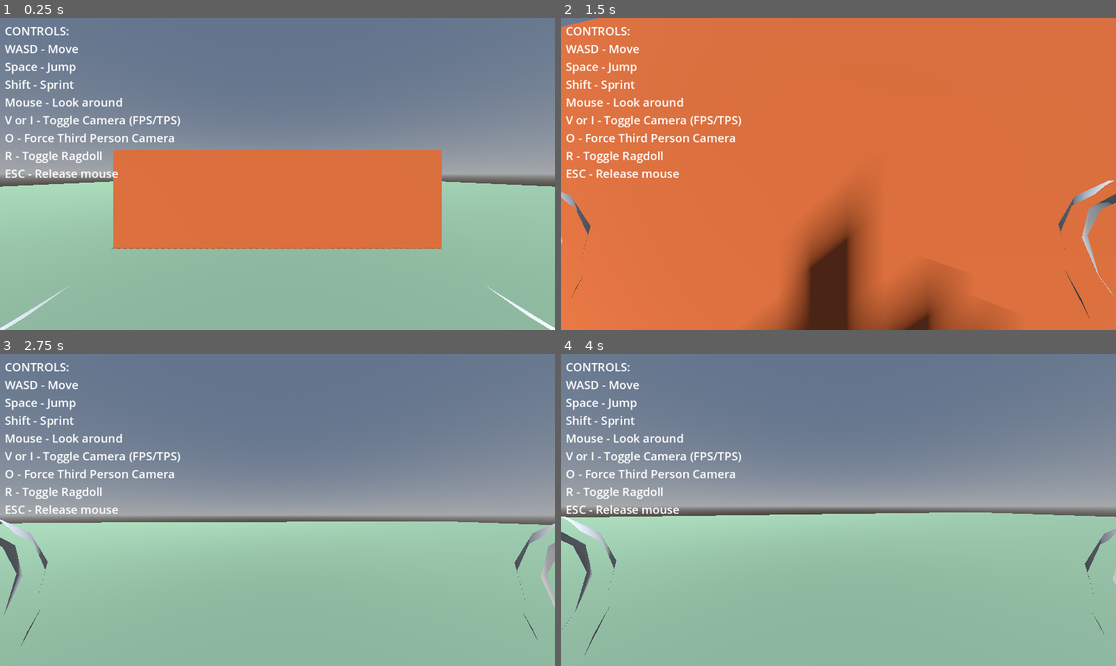
Above: before the commit, frames 1-4 (two rows, left to right).
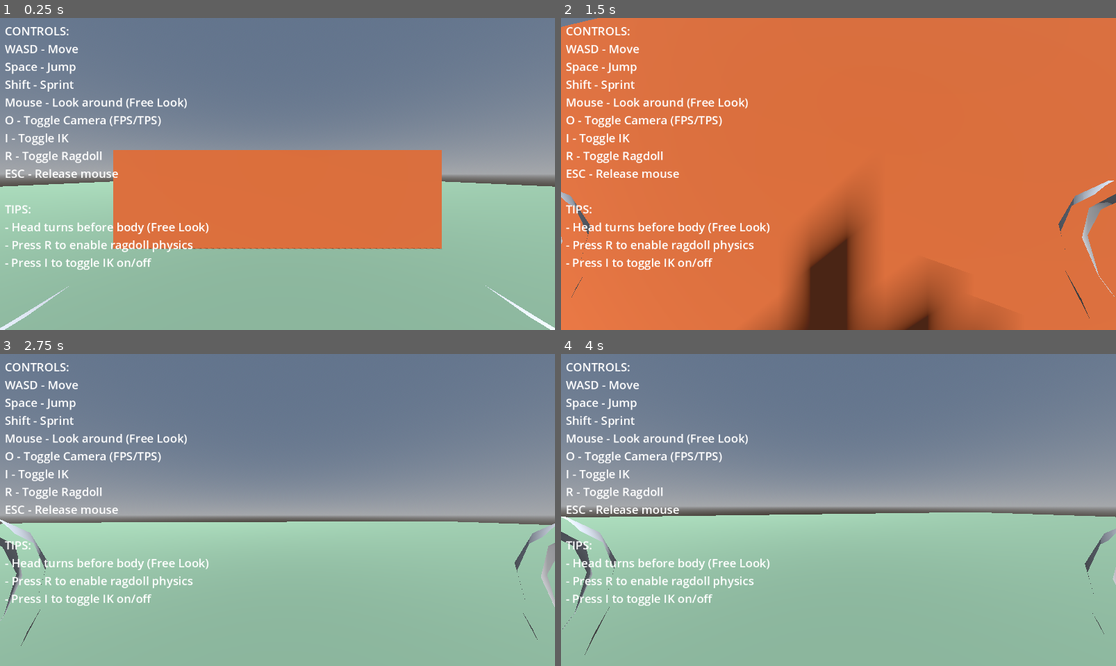
Above: after the commit, the same moments.

Repository: lmf-git/fpsikanimragdoll
Game: Godot game, scene res://world.tscn
Same seed, same stepped clock (60 frames per second), same inputs: the game is played once before the commit and once after it.
Inputs (mouse positions are in pixels of both pictures, inside the frame that each line leads up to):
- Up to frame 1 (0.25 s): no input
- Up to frame 2 (1.5 s): move the mouse to (866, 174) at 0.52 s; hold O (force_tps, bound only before the commit) 0.53-1.28 s; hold W (move_forward) from 0.53 s (still down); tap Space (jump) at 0.77 s; tap V (toggle_camera, bound only before the commit) at 0.8, 1.35 s; move the mouse to (810, 174) at 1.27 s
- Up to frame 3 (2.75 s): keep holding W (move_forward); tap Space (jump) at 1.52 s; tap R (toggle_ragdoll) at 1.55 s; move the mouse to (288, 503) at 2.02 s; hold R (toggle_ragdoll) from 2.03 s (still down); tap I (toggle_ik, bound only after the commit) at 2.3 s
- Up to frame 4 (4 s): keep holding W (move_forward); move the mouse to (832, 516) at 2.77 s; release R (toggle_ragdoll) at 2.78 s; tap I (toggle_ik, bound only after the commit) at 2.85 s; tap Space (jump) at 3.02, 3.77 s; tap O (force_tps, bound only before the commit) at 3.05 s; move the mouse to (877, 513) at 3.52 s; hold O (force_tps, bound only before the commit) from 3.53 s (still down); tap V (toggle_camera, bound only before the commit) at 3.8 s

The runs differ from the first frame. In frame 1, 2.2% of the frame differs, in the area x 0-38%, y 25-81%; in frame 2, 2.4%; in frame 3, 2.2%; in frame 4, 2.2%.

Commit message:
Fix FPS camera direction and add I/O camera controls
Camera Fixes:
- Fixed FPS camera pointing backwards instead of forwards
- Simplified camera rotation using Transform3D directly
- Proper yaw and pitch application order
- Camera now correctly looks along -Z (forward)

Control Changes:
- O key now toggles camera between FPS/TPS (removed V key)
- I key now toggles IK on/off
- Removed force_tps action (replaced with toggle_camera on O)
- Added console feedback for camera mode changes
- Added console feedback for IK toggle

Ragdoll Improvements:
- Added extensive debugging output when toggling ragdoll
- Auto-detect and count physical bones on toggle
- Auto-create PhysicalBoneSimulator3D if missing
- Check for PhysicalBone3D nodes and provide helpful error messages
- Properly disable character collision when ragdoll active
- Clear instructions if physical bones not found

IK System:
- Added toggle_ik input action (I key)
- IK can now be enabled/disabled at runtime
- Console feedback shows IK state

UI Updates:
- Updated controls display with new O and I keys
- Added tips section explaining Free Look and ragdoll setup
- Increased label size to accommodate additional text
- Clarified that mouse look uses Free Look

Documentation:
- Updated README controls table
- Removed V key, changed to O for camera toggle
- Added I key for IK toggle
- Added tips section with Free Look and ragdoll info

Diff:
--- a/character_controller.gd
+++ b/character_controller.gd
@@ -108,10 +108,11 @@
 	if event.is_action_pressed("toggle_camera"):
 		camera_mode = (camera_mode + 1) % 2
 		_switch_camera(camera_mode)
-
-	if event.is_action_pressed("force_tps"):
-		camera_mode = 1  # Force TPS mode
-		_switch_camera(camera_mode)
+		print("Camera mode: ", "FPS" if camera_mode == 0 else "TPS")
+
+	if event.is_action_pressed("toggle_ik"):
+		ik_enabled = !ik_enabled
+		print("IK enabled: ", ik_enabled)
 
 	if event.is_action_pressed("toggle_ragdoll"):
 		toggle_ragdoll()
@@ -234,23 +235,56 @@
 	skeleton.set_bone_pose(head_bone_id, head_pose)
 
 func toggle_ragdoll():
+	print("=== Ragdoll Toggle Debug ===")
+	print("Physical skeleton: ", physical_skeleton)
+
+	if not skeleton:
+		print("ERROR: No skeleton found!")
+		return
+
+	# Try to find physical bones
+	var physical_bones = []
+	for child in skeleton.get_children():
+		if child is PhysicalBone3D:
+			physical_bones.append(child)
+		if child is PhysicalBoneSimulator3D:
+			physical_skeleton = child
+			print("Found PhysicalBoneSimulator3D: ", child.name)
+
+	print("Found ", physical_bones.size(), " physical bones")
+
 	if not physical_skeleton:
-		print("Ragdoll not available: PhysicalBoneSimulator3D not found!")
-		print("Run setup_physical_bones.gd editor script to create physical bones.")
+		print("ERROR: PhysicalBoneSimulator3D not found!")
+		print("Creating PhysicalBoneSimulator3D...")
+		physical_skeleton = PhysicalBoneSimulator3D.new()
+		physical_skeleton.name = "PhysicalBoneSimulator3D"
+		skeleton.add_child(physical_skeleton)
+		print("PhysicalBoneSimulator3D created")
+
+	if physical_bones.size() == 0:
+		print("ERROR: No PhysicalBone3D nodes found!")
+		print("Please run setup_physical_bones.gd editor script to create physical bones.")
+		print("Or use Skeleton3D -> Create Physical Skeleton in the editor")
 		ragdoll_enabled = false
 		return
 
 	ragdoll_enabled = !ragdoll_enabled
 
 	if ragdoll_enabled:
-		print("Ragdoll enabled")
+		print("ENABLING RAGDOLL - Starting physics simulation")
 		physical_skeleton.physical_bones_start_simulation()
 		# Disable character collision and control
+		collision_layer = 0
+		collision_mask = 0
 		set_physics_process(false)
 	else:
-		print("Ragdoll disabled")
+		print("DISABLING RAGDOLL - Stopping physics simulation")
 		physical_skeleton.physical_bones_stop_simulation()
+		collision_layer = 1
+		collision_mask = 1
 		set_physics_process(true)
+
+	print("Ragdoll enabled: ", ragdoll_enabled)
 
 func _process(_delta):
 	# Update IK targets if enabled
--- a/fps_camera.gd
+++ b/fps_camera.gd
@@ -47,12 +47,16 @@
 		# Fallback: position relative to controller
 		global_transform.origin = controller.global_position + Vector3(0, 1.6, 0)
 
-	# Apply camera rotation independently
-	# Start with identity basis
-	var camera_basis = Basis()
-	# Apply yaw (horizontal rotation around world UP)
-	camera_basis = camera_basis.rotated(Vector3.UP, cam_rotation.y)
-	# Apply pitch (vertical rotation around local X axis)
-	camera_basis = camera_basis.rotated(camera_basis.x.normalized(), cam_rotation.x)
+	# Apply camera rotation
+	# In Godot, cameras look along -Z by default
+	# We need to apply yaw then pitch
+	var camera_transform = Transform3D()
 
-	global_transform.basis = camera_basis
+	# Apply yaw (rotate around Y axis)
+	camera_transform = camera_transform.rotated(Vector3.UP, cam_rotation.y)
+
+	# Apply pitch (rotate around the local right axis which is X)
+	camera_transform = camera_transform.rotated(camera_transform.basis.x, cam_rotation.x)
+
+	# Set the camera's basis
+	global_transform.basis = camera_transform.basis
--- a/project.godot
+++ b/project.godot
@@ -44,12 +44,12 @@
 }
 toggle_camera={
 "deadzone": 0.5,
-"events": [Object(InputEventKey,"resource_local_to_scene":fa …(139 unchanged characters)… d":false,"keycode":0,"physical_keycode":86,"key_label":0,"unicode":0,"location":0,"echo":false,"script":null), Object(InputEventKey,"resource_local_to_scene":false,"resource_name":"","device":0,"window_id":0,"alt_pressed":false,"shift_pressed":false,"ctrl_pressed":false,"meta_pressed":false,"pressed":false,"keycode":0,"physical_keycode":73,"key_label":0,"unicode":0,"location":0,"echo":false,"script":null)
+"events": [Object(InputEventKey,"resource_local_to_scene":fa …(139 unchanged characters)… d":false,"keycode":0,"physical_keycode":79,"key_label":0,"unicode":0,"location":0,"echo":false,"script":null)
 ]
 }
-force_tps={
+toggle_ik={
 "deadzone": 0.5,
-"events": [Object(InputEventKey,"resource_local_to_scene":fa …(140 unchanged characters)… ":false,"keycode":0,"physical_keycode":79,"key_label":0,"unicode":0,"location":0,"echo":false,"script":null)
+"events": [Object(InputEventKey,"resource_local_to_scene":fa …(140 unchanged characters)… ":false,"keycode":0,"physical_keycode":73,"key_label":0,"unicode":0,"location":0,"echo":false,"script":null)
 ]
 }
 toggle_ragdoll={
--- a/world.tscn
+++ b/world.tscn
@@ -109,15 +109,20 @@
 [node name="HelpLabel" type="Label" parent="UI"]
 offset_left = 10.0
 offset_top = 10.0
-offset_right = 600.0
-offset_bottom = 200.0
+offset_right = 650.0
+offset_bottom = 300.0
 label_settings = SubResource("LabelSettings_1")
 text = "CONTROLS:
 WASD - Move
 Space - Jump
 Shift - Sprint
-Mouse - Look around
-V or I - Toggle Camera (FPS/TPS)
-O - Force Third Person Camera
+Mouse - Look around (Free Look)
+O - Toggle Camera (FPS/TPS)
+I - Toggle IK
 R - Toggle Ragdoll
-ESC - Release mouse"
+ESC - Release mouse
+
+TIPS:
+- Head turns before body (Free Look)
+- Press R to enable ragdoll physics
+- Press I to toggle IK on/off"
Not shown, changed: README.md
